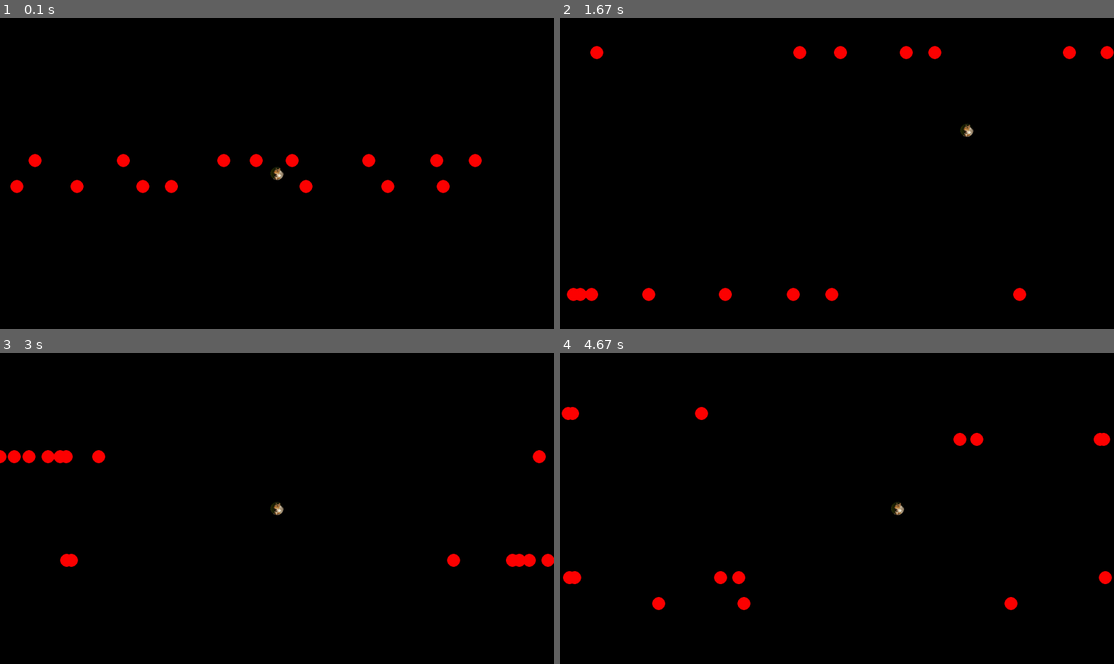
Above: before the commit, frames 1-4 (two rows, left to right).
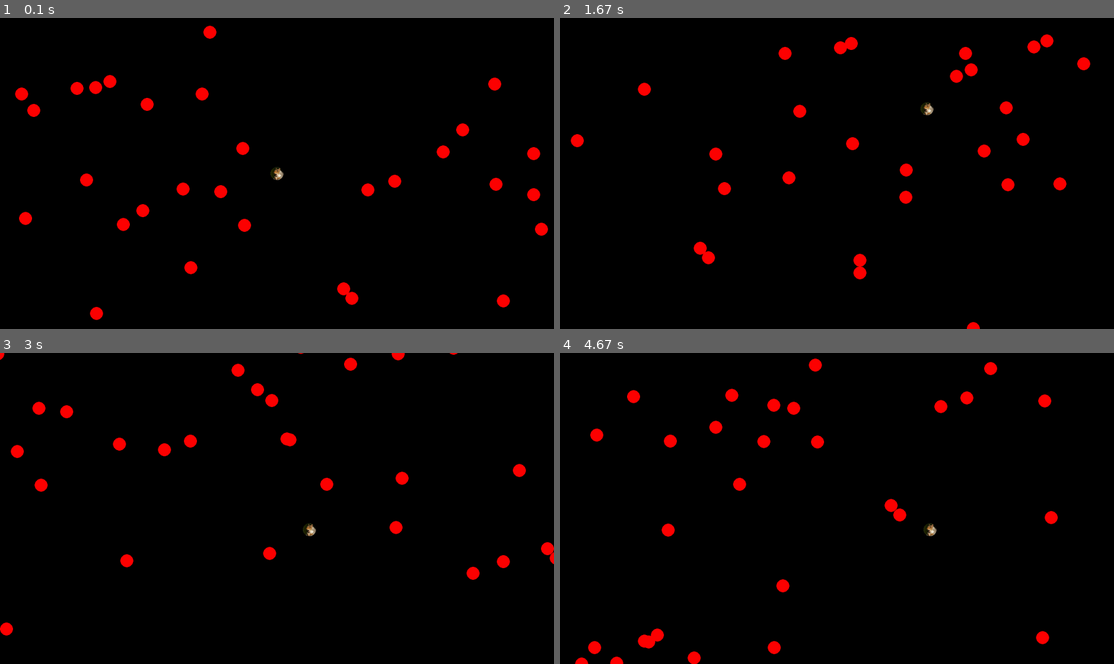
Above: after the commit, the same moments.

Repository: PyroRay/Python-Pygame-Stuff
Game: pygame game, started from Pygame Excersizes/ObjectGame/BallClass-angled.py
Same seed, same stepped clock (60 frames per second), same inputs: the game is played once before the commit and once after it.
Inputs:
- Up to frame 1 (0.1 s): no input
- Up to frame 2 (1.67 s): hold D 0.33-0.8 s; hold W 0.83-1.13 s; hold D 1.17-1.63 s
- Up to frame 3 (3 s): hold A 1.67-2.2 s; hold S 2.23-2.53 s; hold A 2.57-2.97 s
- Up to frame 4 (4.67 s): hold W 3-3.37 s; hold D 3.4-4.03 s; hold S 4.07-4.43 s; hold A from 4.47 s (still down)

The runs differ from the first frame. In frame 1, 3.6% of the frame differs, in the area x 1-99%, y 2-98%; in frame 2, 3.5%; in frame 3, 3.0%; in frame 4, 3.4%.

Commit message:
Angles-somewhat complete

Diff:
--- a/Pygame Excersizes/ObjectGame/BallClass-angled.py
+++ b/Pygame Excersizes/ObjectGame/BallClass-angled.py
@@ -1,3 +1,10 @@
+#Ray Peng
+#Better Ball Game with Semi-working Angular Mathematics
+#Mr. Blake
+#2D Game Design 12
+
+#note: some random crashes may occur - not sure how to fix them
+
 #region Imports
 import pygame, sys, random, math
 from pygame.locals import *
@@ -18,7 +25,8 @@
 down_pressed = False
 delay = 20 # How many pixels off screen the robot will be when it wraps around to the bottom from top
 timer = 0
-numRobots = 15
+numRobots = 30
+maxspeed = 10
 screendim = pygame.display.get_surface().get_size()
 #endregion
 
@@ -63,14 +71,14 @@
 #endregion
 
 #region Robot Spawning
-playerbot = robot(5, clrWhite, screendim[0]//2, screendim[1]//2)
+playerbot = robot(5, clrWhite, screendim[0]//2, screendim[1]//2, 0, 0.1)
 
 robots = []
 
 #spawn robots
 while numRobots > 0:
     # print(screendim[1])
-    robots.append(robot(5, clrRed, random.randint(0, screendim[0]), screendim[1]//2,random.choice((-5,5)),-1))
+    robots.append(robot(5, clrRed, random.randint(0, screendim[0]), random.randint(0, screendim[1]),random.choice((-5,5)),-1))
     numRobots-= 1
 
 #endregion
@@ -128,58 +136,44 @@
 
     if up_pressed:
         playerbot.setdirection(0 ,-playerbot.speed)
-        #playerbot.move(0,-playerbot.speed)
     if down_pressed:
         playerbot.setdirection(0 ,playerbot.speed)
-        #playerbot.move(0,playerbot.speed)
     if left_pressed:
         playerbot.setdirection(-playerbot.speed, 0)
-        #playerbot.move(-playerbot.speed,0)
     if right_pressed:
         playerbot.setdirection(playerbot.speed, 0)
-        #playerbot.move(playerbot.speed,0)
     if playerbot.x < 0 or playerbot.x > screendim[0]:
         playerbot.setdirection(-playerbot.direction.x,None)
-        #right_pressed = True
-        #left_pressed = False
-    #if playerbot.x > screendim[0]:
-        #right_pressed = False
-        #left_pressed = True
     if playerbot.y < 0 or playerbot.y > screendim[1]:
         playerbot.setdirection(None,-playerbot.direction.y)
-        #up_pressed = False
-        #down_pressed = True
-    #if playerbot.y > screendim[1]:
-        #up_pressed = True
-        #down_pressed = False
 
     #endregion
 
     #region Robots Direction
     for i in range(len(robots)):
-        # print(i)
-        if timer % 240 == 0:
-            robots[i].setdirection(random.choice((-robots[i].speed,robots[i].speed)),random.choice((-robots[i].speed,robots[i].speed)))
-        elif(robots[i].x > screendim[0]):
-            robots[i].setdirection(-1)
-        elif(robots[i].x < 0):
-            robots[i].setdirection(1)
+        if(robots[i].x >= screendim[0] + 2*(delay)):
+            robots[i].x = 0 - delay
+        elif(robots[i].x <= 0 - 2*(delay)):
+            robots[i].x = screendim[0] + delay
         if(robots[i].y <= 0 - 2*(delay)):
             robots[i].y = screendim[1] + delay
-        if(robots[i].y >= screendim[1] + 2*(delay)):
+        elif(robots[i].y >= screendim[1] + 2*(delay)):
             robots[i].y = 0 - delay
+        if(robots[i].direction.x > maxspeed or robots[i].direction.x < -maxspeed):
+            robots[i].setdirection(robots[i].direction.x/1.5)
+        elif(robots[i].direction.y > maxspeed or robots[i].direction.y < -maxspeed):
+            robots[i].setdirection(None, robots[i].direction.y/1.5)
         #region collision
         impact = Vector2((playerbot.x- robots[i].x),(playerbot.y-robots[i].y)) # the vector pointing from bad ball to player
         if impact.magnitude() <= (playerbot.radius + robots[i].radius): # then, we have impact
             # new direction vector for player = ndir_player
             # ndir_player = dir_player + magnitude(dir_enemy)*cosɵ*impact_unit
             impact_unit = impact / impact.magnitude()
-            cosTheta = robots[i].direction.dot(impact_unit) / robots[i].direction.magnitude()
+            cosTheta = robots[i].direction.dot(impact_unit) / robots[i].direction.magnitude() + 0.000000000000002
             plrdir = playerbot.direction
             robdir = robots[i].direction
             playerbot.direction = robdir.magnitude()*math.acos(cosTheta)*impact_unit
             robots[i].direction = plrdir.magnitude()*math.acos(cosTheta)*(-impact_unit)
-            print(plrdir.magnitude()*math.acos(cosTheta)*(-impact_unit))
             up_pressed = False
             left_pressed = False
             right_pressed = False
--- /dev/null
+++ b/Pygame Excersizes/ObjectGame/BetterBounce (1).py
@@ -0,0 +1,94 @@
+#Harper Kim
+#Ball Bounce Method Assignment
+#Python 2.7.17
+
+import pygame, sys, math
+from random import *
+
+h=600
+w=800
+
+screen = pygame.display.set_mode((w,h))
+pygame.display.set_caption("Better Bounce Method Asignment")
+
+clock = pygame.time.Clock()
+
+ballList = []
+
+def distance(obj1x, obj1y, obj2x, obj2y):
+	return math.sqrt( ((obj1x - obj2x) ** 2) + ((obj1y - obj2y) ** 2) )
+
+class ball:
+	def __init__(self):
+
+		self.radius = 10
+
+		self.x = randint(0 + self.radius, w - self.radius)
+		self.y = randint(0 + self.radius, h - self.radius)
+
+		self.colour = (randint(0,255), randint(0,255), randint(0,255))
+
+		self.angle = random() * 2 * math.pi
+		self.speed = random() * 10
+
+		self.xVelocity = math.cos(self.angle) * self.speed
+		self.yVelocity = math.sin(self.angle) * self.speed
+
+	def update(self):
+		self.x += self.xVelocity
+		self.y -= self.yVelocity
+		self.nextx = self.x + self.xVelocity
+		self.nexty =  self.y - self.yVelocity
+
+		pygame.draw.circle(screen, (self.colour), (int(self.x), int(self.y)), self.radius, 0)
+
+	def bounce(self):
+
+		for i in ballList:
+
+			if distance(self.nextx, self.nexty, i.nextx, i.nexty) < (self.radius + i.radius) and distance(self.nextx, self.nexty, i.nextx, i.nexty) != 0:
+				self.angle = math.tan((self.nextx - i.nextx) / (self.nexty - i.nexty))
+				i.angle = math.tan((i.nexty - self.nexty) / (i.nextx - self.nextx))
+				#i.angle = math.tan((self.nexty - i.nexty) / (self.nextx - i.nextx) * -1)
+
+				self.speed = abs(self.speed + i.speed) / 2 #averages speed between balls
+				i.speed = self.speed #averages speed between balls
+
+				self.xVelocity = math.cos(self.angle) * self.speed
+				self.yVelocity = math.sin(self.angle) * self.speed
+				i.xVelocity = math.cos(i.angle) * i.speed
+				i.yVelocity = math.sin(i.angle) * i.speed
+
+				self.nextx += self.xVelocity
+				self.nexty -= self.yVelocity
+				i.nextx += i.xVelocity
+				i.nexty -= i.yVelocity
+
+		if self.nextx > w - self.radius or self.nextx < 0 + self.radius:
+			self.xVelocity *= -1
+		elif self.nexty > h - self.radius or self.nexty < 0 + self.radius:
+			self.yVelocity *= -1
+
+for x in range(30):
+	ballList.append(ball())
+
+runGame = True
+
+while runGame:
+
+	for event in pygame.event.get():
+		if event.type == pygame.QUIT:
+			runGame = False
+
+	screen.fill((0,0,0))
+
+	for x in ballList:
+		x.update()
+
+	for y in ballList:
+		y.bounce()
+
+	pygame.display.update()
+	clock.tick(60)
+
+pygame.quit()
